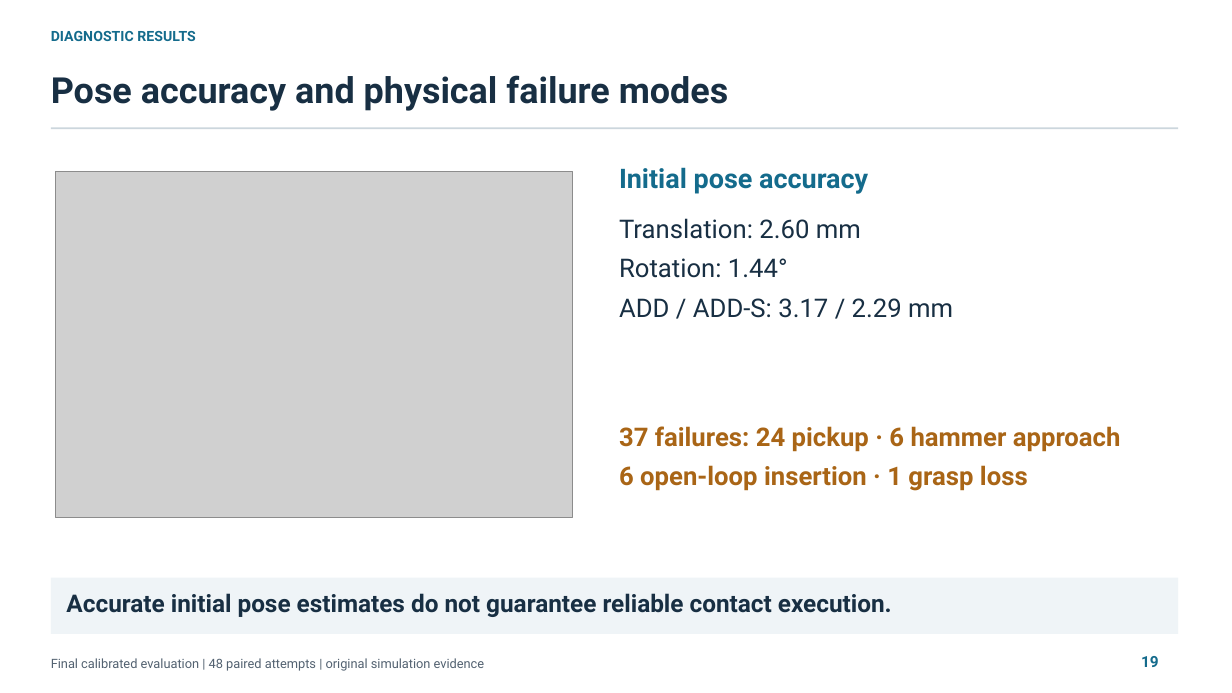
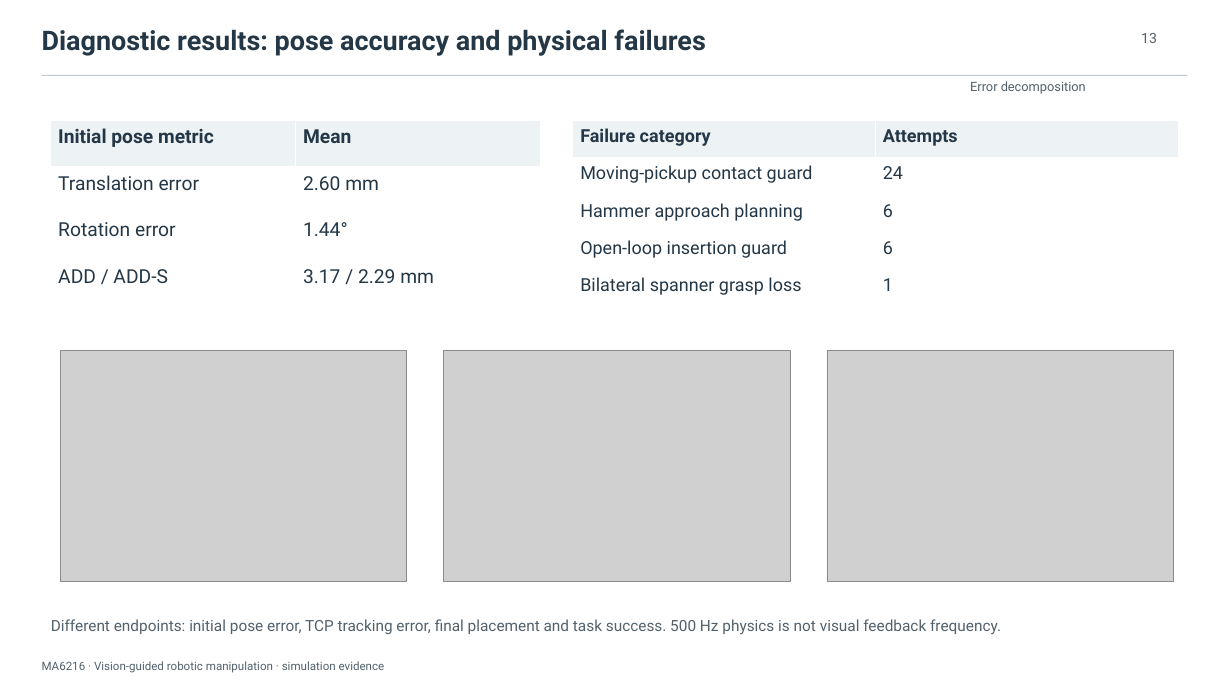
Before and after one commit to LewisLYU-HW/ma6216-ur5e-vision-pick-place, a slide deck: slide 13 of docs/presentation/vision_guided_manipulation.pptx (slide 19 before the commit). Drawn at 1232x693 pixels with LibreOffice and Linux fonts; fonts in the diff are those of the drawing; grey boxes stand for pictures. Boxes give left, top, right and bottom in pixels: in the first picture for what was removed or moved away, otherwise in the second. Text is boxed around its words. In the diff, an @@ line names an element or a change of style, - is before the commit and + after.

```diff
--- a/docs/presentation/vision_guided_manipulation.pptx
+++ b/docs/presentation/vision_guided_manipulation.pptx
@@ text at box(42, 29, 705, 56): text changed; size 28 to 21 pt; text colour #182F43 to #243746 @@
-Pose accuracy and physical failure modes
+Diagnostic results: pose accuracy and physical failures
@@ text removed at box(51, 31, 196, 41) @@
-DIAGNOSTIC RESULTS
@@ text added at box(1141, 33, 1157, 43), 11 pt, text #52616B @@
+13
@@ rectangle: place and size @@
-rectangle at box(51, 128, 1178, 129)
+rectangle at box(42, 75, 1188, 76)
@@ rectangle at box(42, 75, 1188, 76): fill #CCD6DD to #BCC9D0 @@
@@ text added at box(970, 81, 1086, 94), 10 pt, text #52616B @@
+Error decomposition
@@ table added at box(51, 120, 541, 307), 4 rows, 2 columns @@
+Initial pose metric | Mean
+Translation error | 2.60 mm
+Rotation error | 1.44°
+ADD / ADD-S | 3.17 / 2.29 mm
@@ table added at box(573, 120, 1177, 307), 5 rows, 2 columns @@
+Failure category | Attempts
+Moving-pickup contact guard | 24
+Hammer approach planning | 6
+Open-loop insertion guard | 6
+Bilateral spanner grasp loss | 1
@@ text removed at box(619, 167, 868, 194) @@
-Initial pose accuracy
@@ text removed at box(619, 218, 953, 318) @@
-Translation: 2.60 mm
-Rotation: 1.44°
-ADD / ADD-S: 3.17 / 2.29 mm
@@ picture: place and size @@
-picture at box(55, 171, 573, 517)
+picture at box(60, 350, 407, 582)
@@ picture added at box(444, 350, 790, 582) @@
@@ picture added at box(827, 350, 1174, 582) @@
@@ text removed at box(619, 426, 1121, 491) @@
-37 failures: 24 pickup · 6 hammer approach
-6 open-loop insertion · 1 grasp loss
@@ rectangle removed at box(51, 578, 1178, 634) @@
@@ text removed at box(66, 593, 892, 617) @@
-Accurate initial pose estimates do not guarantee reliable contact execution.
@@ text added at box(51, 619, 1001, 634), 12 pt, text #52616B @@
+Different endpoints: initial pose error, TCP tracking error, final placement and task success. 500 Hz physics is not visual feedback frequency.
@@ text removed at box(1141, 656, 1159, 667) @@
-19
@@ text at box(42, 661, 385, 673): text changed; size 10 to 9 pt; text colour #536271 to #52616B @@
-Final calibrated evaluation | 48 paired attempts | original simulation evidence
+MA6216 · Vision-guided robotic manipulation · simulation evidence
```
Also in this commit, not shown: 2 other slides changed, 13 slides added, 19 slides removed, 10 other files.
